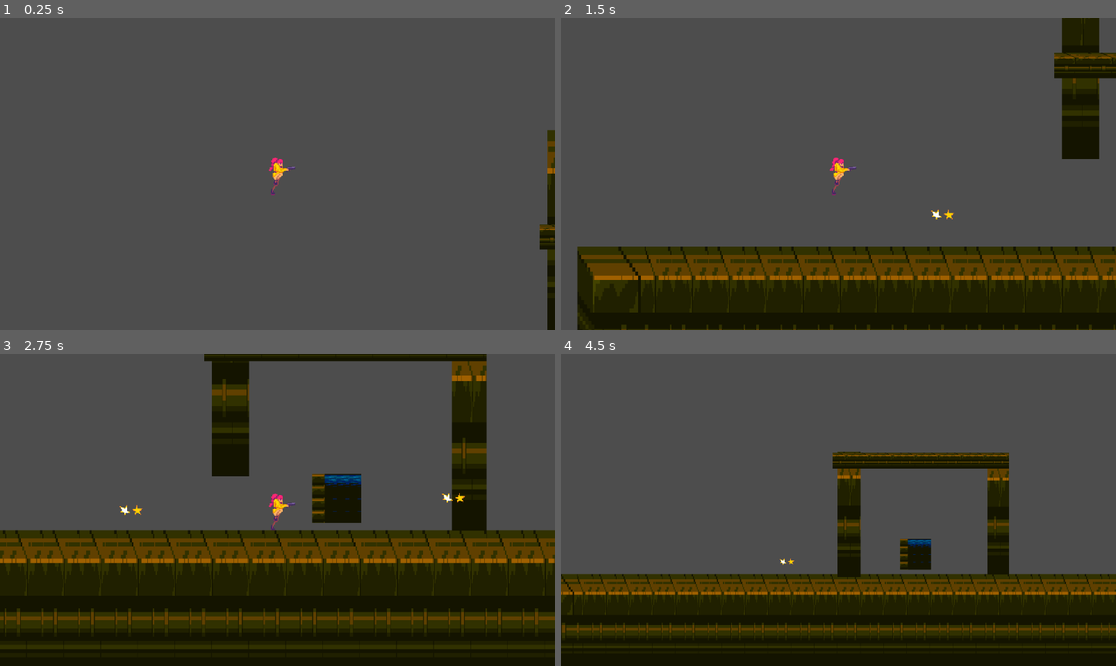
Above: before the commit, frames 1-4 (two rows, left to right).
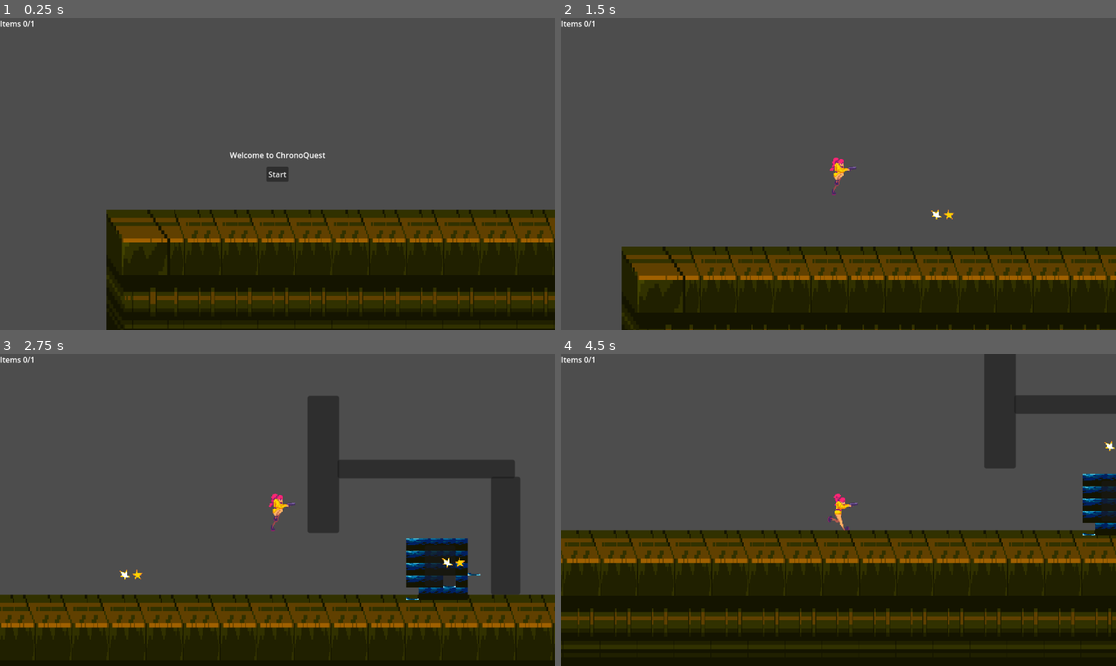
Above: after the commit, the same moments.

Repository: NickYoungren/ChronoQuest
Game: Godot game, scene res://scenes/world.tscn
The game is run twice, just before and just after one commit, with the same random seed, the same clock (stepped at 60 frames per second) and the same inputs.
Inputs (mouse positions are in pixels of both pictures, inside the frame that each line leads up to):
- Up to frame 1 (0.25 s): no input
- Up to frame 2 (1.5 s): click (838, 174) at 0.5 s, where only the run after the commit has a clickable "Start"; tap Enter (ui_accept) at 1.25 s; hold Right (ui_right) from 1.28 s (still down); hold S (shoot) from 1.28 s (still down)
- Up to frame 3 (2.75 s): keep holding Right (ui_right); tap Enter (ui_accept) at 1.52, 2.27 s; release S (shoot) at 2.03 s; tap R (rewind) at 2.1 s; tap S (shoot) at 2.3 s
- Up to frame 4 (4.5 s): release Right (ui_right) at 2.78 s; hold Left (ui_left) 2.78-3.53 s; hold S (shoot) 2.78-3.53 s; hold Right (ui_right) from 3.53 s (still down); tap S (shoot) at 3.6 s; tap Enter (ui_accept) at 3.77 s; hold S (shoot) from 4.28 s (still down); tap R (rewind) at 4.35 s

The runs differ from the first frame. In frame 1, 32% of the frame differs, in the area x 0-100%, y 0-100%; in frame 2, 8.9%; in frame 3, 42%, in the area x 0-100%, y 0-98%; in frame 4, 31%.

Commit message:
trap room and quit screen added

Diff:
--- a/Player/Player.gd
+++ b/Player/Player.gd
@@ -15,7 +15,13 @@
 @export var orb : PackedScene
 @export var bullet : PackedScene
 
+signal death()
+signal victory()
 
+func start(pos):
+	position = pos
+	show()
+	$CollisionShape2D.disabled = false
 func rewind():
 	if rew == false:
 		b = orb.instantiate()
@@ -29,7 +35,7 @@
 
 func shoot():
 	#add animation?
-	anim.play("shoot")
+	#anim.play("Shoot")
 	bul = bullet.instantiate()
 	bul.setDir(flipped)
 	owner.add_child(bul)
@@ -44,8 +50,9 @@
 	if Input.is_action_just_pressed("rewind"):
 		rewind()
 	if Input.is_action_just_pressed("shoot"):
-		print("shoot")
 		shoot()
+	if Input.is_action_just_pressed('reset_level'):
+		reset_level()
 	# Add the gravity.
 	if not is_on_floor():
 		velocity.y += gravity * delta
@@ -77,10 +84,16 @@
 
 	move_and_slide()
 
+#currently the respawn button is Q
+func handleRespawn():
+	global_position = Vector2(166,379)
 
-func _on_area_2d_body_entered(body: Node2D) -> void:
-	self.queue_free() #deletes the player from existence
+func reset_level():
+	handleRespawn()
 
+func _on_trap_body_entered(body: Node2D) -> void:
+	death.emit()
+	handleRespawn()
 
-func _on_sensor_body_entered(body: Node2D) -> void:
-	print("sensor tripped")
+func _on_win_body_entered(body: Node2D) -> void:
+	victory.emit()
--- a/Player/Player.tscn
+++ b/Player/Player.tscn
@@ -16,7 +16,6 @@
 [ext_resource type="Texture2D" uid="uid://bvcjxkuhvbjcr" path="res://Assets/Sewers pack files/Sewers pack files/Sprites/Player/run/run4.png" id="14_t5s1o"]
 [ext_resource type="Texture2D" uid="uid://cncfls13oasjl" path="res://Assets/Sewers pack files/Sewers pack files/Sprites/Player/run/run5.png" id="15_auiog"]
 [ext_resource type="Texture2D" uid="uid://bsgshdr63p60w" path="res://Assets/Sewers pack files/Sewers pack files/Sprites/Player/run/run6.png" id="16_jl1on"]
-[ext_resource type="Texture2D" uid="uid://dxicwva4ww0wg" path="res://Assets/Sewers pack files/Sewers pack files/Sprites/Player/shoot.png" id="17_gf603"]
 
 [sub_resource type="CapsuleShape2D" id="CapsuleShape2D_va3pr"]
 height = 54.0
@@ -90,14 +89,6 @@
 }],
 "loop": true,
 "name": &"Run",
-"speed": 5.0
-}, {
-"frames": [{
-"duration": 1.0,
-"texture": ExtResource("17_gf603")
-}],
-"loop": true,
-"name": &"shoot",
 "speed": 5.0
 }]
 
--- a/project.godot
+++ b/project.godot
@@ -41,6 +41,11 @@
 "events": [Object(InputEventKey,"resource_local_to_scene":false,"resource_name":"","device":-1,"window_id":0,"alt_pressed":false,"shift_pressed":false,"ctrl_pressed":false,"meta_pressed":false,"pressed":false,"keycode":0,"physical_keycode":83,"key_label":0,"unicode":115,"echo":false,"script":null)
 ]
 }
+reset_level={
+"deadzone": 0.5,
+"events": [Object(InputEventKey,"resource_local_to_scene":false,"resource_name":"","device":-1,"window_id":0,"alt_pressed":false,"shift_pressed":false,"ctrl_pressed":false,"meta_pressed":false,"pressed":false,"keycode":0,"physical_keycode":81,"key_label":0,"unicode":113,"echo":false,"script":null)
+]
+}
 
 [rendering]
 
--- a/scenes/world.tscn
+++ b/scenes/world.tscn
@@ -1,6 +1,8 @@
 [gd_scene load_steps=29 format=3 uid="uid://bh75dl0kcwri5"]
 
+[ext_resource type="Script" path="res://scenes/world.gd" id="1_32wlg"]
 [ext_resource type="PackedScene" uid="uid://cknaqrmajfvur" path="res://Player/Player.tscn" id="1_s32k6"]
+[ext_resource type="Script" path="res://scenes/HUD.gd" id="1_tbahe"]
 [ext_resource type="PackedScene" uid="uid://bsq35ejpajq2l" path="res://scenes/orb.tscn" id="2_f5gu4"]
 [ext_resource type="Theme" uid="uid://c724pqlra8477" path="res://themes/middle.tres" id="2_seall"]
 [ext_resource type="Theme" uid="uid://b8cisbgf5884q" path="res://themes/left.tres" id="3_r485o"]
@@ -10,7 +12,7 @@
 [ext_resource type="Texture2D" uid="uid://b4twv4r22y286" path="res://Assets/Sewers pack files/Sewers pack files/Environment Layers/back.png" id="7_a5x21"]
 [ext_resource type="Texture2D" uid="uid://bv03v6p7tku0w" path="res://Assets/Sewers pack files/Sewers pack files/Environment Layers/front.png" id="8_tebar"]
 [ext_resource type="Texture2D" uid="uid://cyxgpvphrrkry" path="res://Assets/Sewers pack files/Sewers pack files/Environment Layers/tileset.png" id="9_4vx2v"]
-[ext_resource type="Script" path="res://scenes/room.gd" id="11_l4hjk"]
+[ext_resource type="Script" path="res://scenes/SpawnLocation.gd" id="11_5md1d"]
 
 [sub_resource type="RectangleShape2D" id="RectangleShape2D_qg165"]
 size = Vector2(1153.5, 186)
@@ -20,12 +22,6 @@
 
 [sub_resource type="RectangleShape2D" id="RectangleShape2D_lrgbk"]
 size = Vector2(68.75, 469)
-
-[sub_resource type="RectangleShape2D" id="RectangleShape2D_wpntf"]
-size = Vector2(39, 52)
-
-[sub_resource type="RectangleShape2D" id="RectangleShape2D_kvffn"]
-size = Vector2(20, 58)
 
 [sub_resource type="TileSetAtlasSource" id="TileSetAtlasSource_1heff"]
 texture = ExtResource("6_vp07e")
@@ -473,39 +469,105 @@
 sources/2 = SubResource("TileSetAtlasSource_yq1k6")
 sources/3 = SubResource("TileSetAtlasSource_y2yid")
 
-[sub_resource type="RectangleShape2D" id="RectangleShape2D_ea8lu"]
-size = Vector2(44.75, 256.5)
-
-[sub_resource type="RectangleShape2D" id="RectangleShape2D_vg71v"]
-size = Vector2(89, 19)
-
-[sub_resource type="RectangleShape2D" id="RectangleShape2D_trgti"]
-size = Vector2(64.75, 15)
-
-[sub_resource type="RectangleShape2D" id="RectangleShape2D_v861e"]
-size = Vector2(40.5, 14.5)
-
-[sub_resource type="RectangleShape2D" id="RectangleShape2D_wsy6o"]
-size = Vector2(365, 49)
-
-[sub_resource type="RectangleShape2D" id="RectangleShape2D_vjrox"]
-size = Vector2(44, 269.75)
-
-[sub_resource type="RectangleShape2D" id="RectangleShape2D_c00f4"]
-size = Vector2(24.5, 105.5)
-
-[node name="World" type="Node2D"]
+[sub_resource type="RectangleShape2D" id="RectangleShape2D_wpntf"]
+size = Vector2(52.55, 77)
+
+[sub_resource type="RectangleShape2D" id="RectangleShape2D_kvffn"]
+size = Vector2(20, 58)
+
+[sub_resource type="GDScript" id="GDScript_xy3co"]
+script/source = "extends StaticBody2D
+
+
+# Called when the node enters the scene tree for the first time.
+func _ready():
+	pass # Replace with function body.
+
+
+# Called every frame. 'delta' is the elapsed time since the previous frame.
+func _process(delta):
+	pass
+
+
+func _on_sensor_body_entered(body):
+	print(\"test\")
+	var door = get_node(\"door\")
+	var tween = get_tree().create_tween().set_process_mode(Tween.TWEEN_PROCESS_PHYSICS)
+	tween.set_loops().set_parallel(false)
+	tween.tween_property(door, \"position\", Vector2(0, 5), 0.5) # Replace with function body.
+"
+
+[sub_resource type="RectangleShape2D" id="RectangleShape2D_a5oko"]
+size = Vector2(38, 178)
+
+[sub_resource type="RectangleShape2D" id="RectangleShape2D_ph0o7"]
+size = Vector2(225.5, 20)
+
+[sub_resource type="RectangleShape2D" id="RectangleShape2D_eagol"]
+size = Vector2(35, 152)
+
+[sub_resource type="RectangleShape2D" id="RectangleShape2D_uh61w"]
+size = Vector2(20, 58)
+
+[node name="Level1" type="Node2D"]
+script = ExtResource("1_32wlg")
+
+[node name="HUD" type="CanvasLayer" parent="."]
+script = ExtResource("1_tbahe")
+
+[node name="numItems" type="Label" parent="HUD"]
+offset_right = 86.0
+offset_bottom = 23.0
+size_flags_horizontal = 0
+size_flags_vertical = 0
+text = "Items 0/1
+"
+
+[node name="startButton" type="Button" parent="HUD"]
+anchors_preset = 8
+anchor_left = 0.5
+anchor_top = 0.5
+anchor_right = 0.5
+anchor_bottom = 0.5
+offset_left = -4.0
+offset_top = -4.0
+offset_right = 4.0
+offset_bottom = 4.0
+grow_horizontal = 2
+grow_vertical = 2
+text = "Start
+"
+
+[node name="message" type="Label" parent="HUD"]
+anchors_preset = 8
+anchor_left = 0.5
+anchor_top = 0.5
+anchor_right = 0.5
+anchor_bottom = 0.5
+offset_left = -99.5
+offset_top = -50.685
+offset_right = 99.5
+offset_bottom = -27.685
+grow_horizontal = 2
+grow_vertical = 2
+size_flags_horizontal = 3
+size_flags_vertical = 6
+text = "Welcome to ChronoQuest
+"
+horizontal_alignment = 1
+autowrap_mode = 2
+
+[node name="messageTimer" type="Timer" parent="HUD"]
+one_shot = true
 
 [node name="Player" parent="." instance=ExtResource("1_s32k6")]
-position = Vector2(224, 107)
+visible = false
+position = Vector2(167, 378)
 
 [node name="orb" parent="Player" instance=ExtResource("2_f5gu4")]
-visible = false
-position = Vector2(314, -66)
+position = Vector2(270, -229)
 
 [node name="bullet" parent="Player" instance=ExtResource("3_y1f5v")]
-visible = false
-position = Vector2(40, -18)
 
 [node name="StaticBody2D" type="StaticBody2D" parent="."]
 
@@ -542,86 +604,81 @@
 offset_bottom = 197.0
 theme = ExtResource("4_jsd7v")
 
-[node name="StaticBody2D2" type="StaticBody2D" parent="."]
-
-[node name="CollisionShape2D" type="CollisionShape2D" parent="StaticBody2D2"]
-position = Vector2(742.5, 417)
+[node name="TileMap" type="TileMap" parent="."]
+tile_set = SubResource("TileSet_508vb")
+format = 2
+layer_0/tile_data = PackedInt32Array(1572912, 65536, 1, 1638448, 65536, 1, 1703984, 65536, 1, 1703985, 131072, 1, 1769520, 65536, 1, 1835056, 65536, 0, 1572913, 131072, 1, 1572914, 131072, 1, 1572915, 131072, 1, 1572916, 131072, 1, 1638452, 131072, 1, 1703988, 131072, 1, 1769524, 131072, 1, 1835060, 131072, 1, 1835059, 131072, 1, 1835058, 131072, 1, 1835057, 131072, 1, 1769521, 131072, 1, 1638449, 131072, 1, 1638451, 131072, 1, 1703987, 131072, 1, 1769523, 65536, 0, 1769522, 131072, 1, 1703986, 131072, 1, 1703989, 65536, 0, 1638450, 131072, 1)
+
+[node name="SpawnLocation" type="Marker2D" parent="."]
+position = Vector2(166, 379)
+script = ExtResource("11_5md1d")
+
+[node name="win" type="Area2D" parent="."]
+position = Vector2(4.89, 0)
+
+[node name="target" type="CollisionShape2D" parent="win"]
+position = Vector2(807.11, 419)
 shape = SubResource("RectangleShape2D_wpntf")
 
-[node name="Panel" type="Panel" parent="StaticBody2D2/CollisionShape2D"]
+[node name="Panel" type="Panel" parent="win/target"]
 offset_left = -20.0
 offset_top = -26.0
 offset_right = 20.0
 offset_bottom = 27.0
-
-[node name="Area2D" type="Area2D" parent="StaticBody2D2"]
-
-[node name="CollisionShape2D" type="CollisionShape2D" parent="StaticBody2D2/Area2D"]
-position = Vector2(711, 415)
+metadata/_edit_use_anchors_ = true
+
+[node name="trap" type="Area2D" parent="."]
+
+[node name="CollisionShape2D" type="CollisionShape2D" parent="trap"]
+position = Vector2(774, 420)
 shape = SubResource("RectangleShape2D_kvffn")
 
-[node name="TileMap" type="TileMap" parent="."]
-tile_set = SubResource("TileSet_508vb")
-format = 2
-layer_0/tile_data = PackedInt32Array(1638445, 65539, 2, 1703981, 65539, 2, 1769517, 65539, 2, 1769518, 65539, 2, 1703983, 65539, 2, 1638447, 65539, 2, 1638446, 65539, 2, 1572910, 131075, 1, 1572909, 131075, 1, 1703982, 65539, 2, 1572911, 131075, 1, 1769519, 65539, 2, 1572908, 393219, 2, 1638444, 393219, 2, 1703980, 393219, 2, 1769516, 393219, 2)
-
 [node name="room" type="StaticBody2D" parent="."]
-position = Vector2(721, 263)
-script = ExtResource("11_l4hjk")
-
-[node name="door" type="AnimatableBody2D" parent="room"]
-
-[node name="CollisionShape2D" type="CollisionShape2D" parent="room/door"]
-position = Vector2(-125.375, -51.75)
-shape = SubResource("RectangleShape2D_ea8lu")
+position = Vector2(666, 367)
+script = SubResource("GDScript_xy3co")
+
+[node name="door" type="CollisionShape2D" parent="room"]
+position = Vector2(-6, -80)
+shape = SubResource("RectangleShape2D_a5oko")
 
 [node name="Panel" type="Panel" parent="room/door"]
-offset_left = -147.0
-offset_top = -180.0
-offset_right = -99.0
-offset_bottom = 80.0
-theme = ExtResource("2_seall")
-
-[node name="CollisionShape2D2" type="CollisionShape2D" parent="room/door"]
-position = Vector2(-178, 17)
-shape = SubResource("RectangleShape2D_vg71v")
-
-[node name="CollisionShape2D3" type="CollisionShape2D" parent="room/door"]
-position = Vector2(-167.625, -52.5)
-shape = SubResource("RectangleShape2D_trgti")
-
-[node name="CollisionShape2D4" type="CollisionShape2D" parent="room/door"]
-position = Vector2(-153.75, -129.25)
-shape = SubResource("RectangleShape2D_v861e")
-
-[node name="CollisionShape2D" type="CollisionShape2D" parent="room"]
-position = Vector2(28, -36)
-shape = SubResource("RectangleShape2D_wsy6o")
-
-[node name="Panel" type="Panel" parent="room/CollisionShape2D"]
-z_index = 1
-offset_left = -185.0
-offset_top = -22.0
-offset_right = 181.0
-offset_bottom = 11.0
-theme = ExtResource("2_seall")
+offset_left = -20.0
+offset_top = -88.0
+offset_right = 21.0
+offset_bottom = 90.0
 
 [node name="CollisionShape2D2" type="CollisionShape2D" parent="room"]
-position = Vector2(188, 58.875)
-shape = SubResource("RectangleShape2D_vjrox")
+position = Vector2(130, -74)
+shape = SubResource("RectangleShape2D_ph0o7")
 
 [node name="Panel" type="Panel" parent="room/CollisionShape2D2"]
-offset_left = -24.0
-offset_top = -112.0
-offset_right = 21.0
-offset_bottom = 136.0
-theme = ExtResource("2_seall")
+offset_left = -117.0
+offset_top = -11.0
+offset_right = 113.0
+offset_bottom = 13.0
+
+[node name="CollisionShape2D3" type="CollisionShape2D" parent="room"]
+position = Vector2(234, 13)
+shape = SubResource("RectangleShape2D_eagol")
+
+[node name="Panel" type="Panel" parent="room/CollisionShape2D3"]
+offset_left = -22.0
+offset_top = -76.0
+offset_right = 16.0
+offset_bottom = 77.0
 
 [node name="sensor" type="Area2D" parent="room"]
+position = Vector2(-45, 18)
 
 [node name="CollisionShape2D" type="CollisionShape2D" parent="room/sensor"]
-position = Vector2(-114, 137)
-shape = SubResource("RectangleShape2D_c00f4")
-
-[connection signal="body_entered" from="StaticBody2D2/Area2D" to="Player" method="_on_area_2d_body_entered"]
+position = Vector2(30, 41)
+shape = SubResource("RectangleShape2D_uh61w")
+
+[connection signal="start_game" from="HUD" to="." method="_on_hud_start_game"]
+[connection signal="pressed" from="HUD/startButton" to="HUD" method="_on_start_button_pressed"]
+[connection signal="death" from="Player" to="." method="_on_player_death"]
+[connection signal="victory" from="Player" to="." method="_on_player_victory"]
+[connection signal="body_entered" from="win" to="Player" method="_on_win_body_entered"]
+[connection signal="body_entered" from="trap" to="Player" method="_on_trap_body_entered"]
+[connection signal="body_entered" from="trap" to="SpawnLocation" method="_on_area_2d_body_entered"]
 [connection signal="body_entered" from="room/sensor" to="room" method="_on_sensor_body_entered"]
Not shown: 1 places in Player/Player.tscn that only renumber resources
